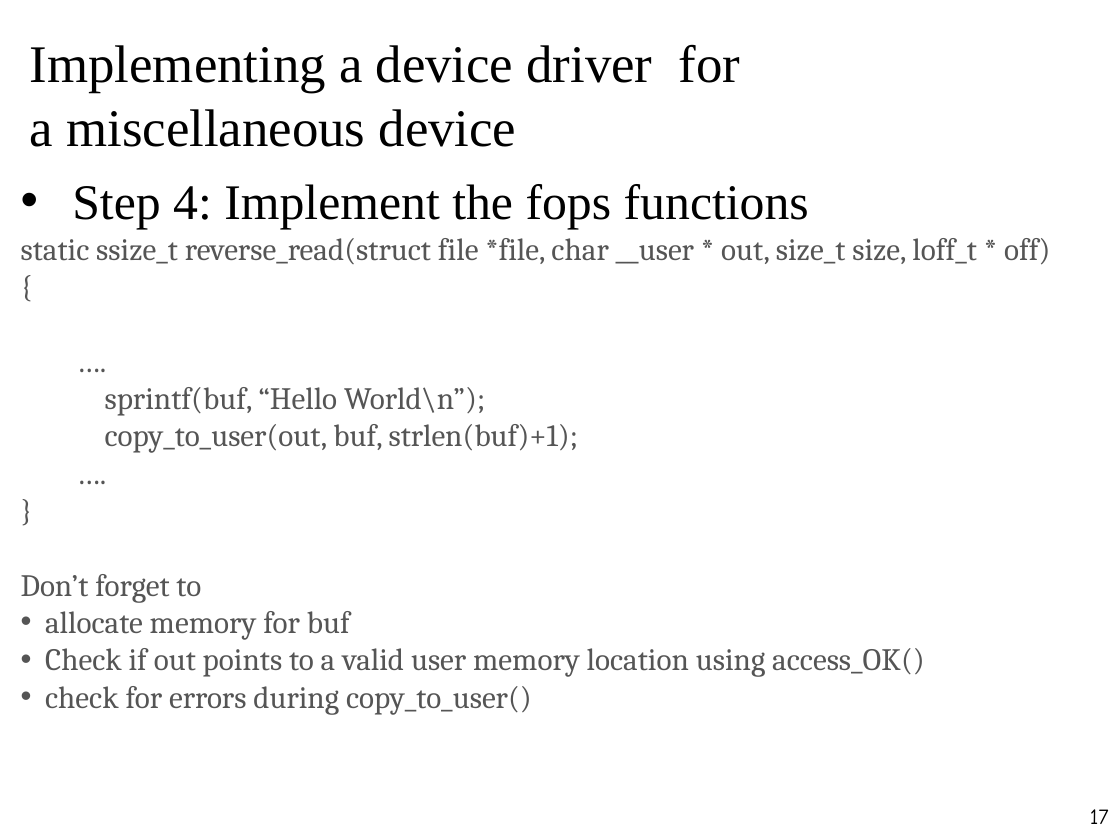
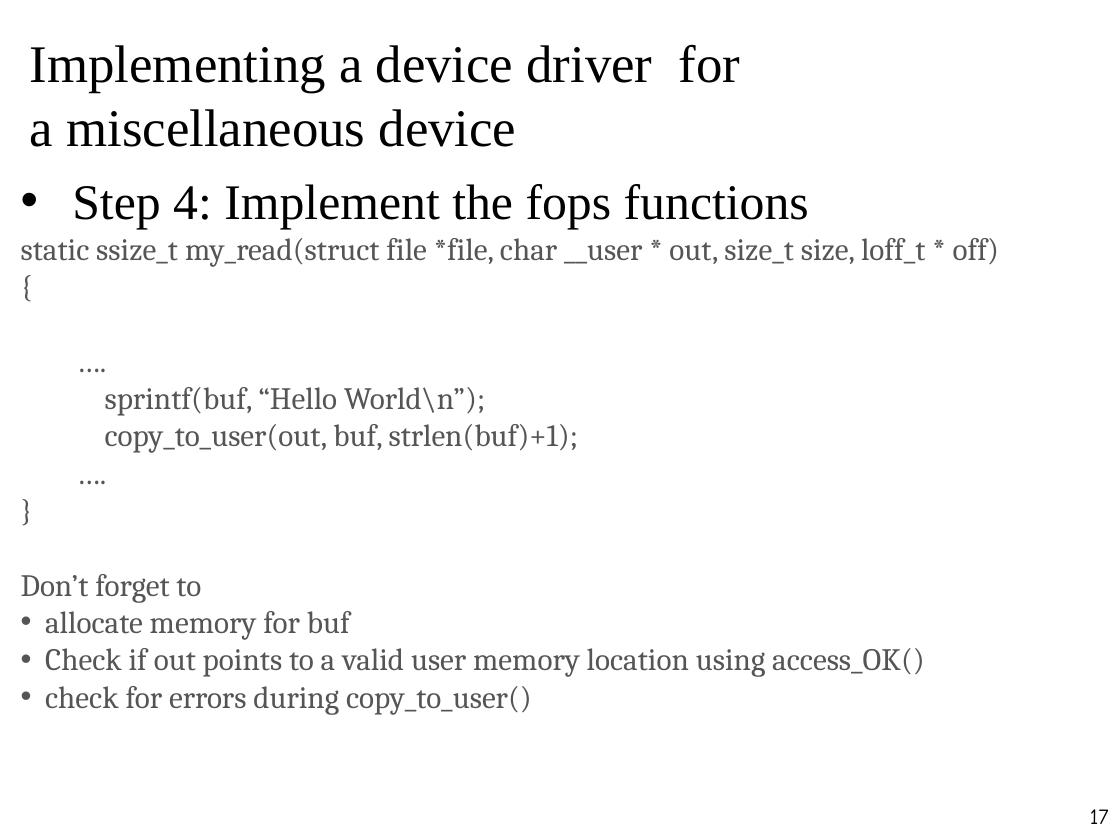
Before and after one commit to oscourse/oscourse.github.io, a slide deck: slide 17 of slides/kernel_modules.pptx. Drawn at 1120x840 pixels with LibreOffice and Linux fonts; fonts in the diff are those of the drawing. Boxes give left, top, right and bottom in pixels: in the first picture for what was removed or moved away, otherwise in the second. Text is boxed around its words. In the diff, an @@ line names an element or a change of style, - is before the commit and + after.

```diff
--- a/slides/kernel_modules.pptx
+++ b/slides/kernel_modules.pptx
@@ text at [21,238,999,266]: text changed @@
-static ssize_t reverse_read(struct file *file, char __user * out, size_t size, loff_t * off)
+static ssize_t my_read(struct file *file, char __user * out, size_t size, loff_t * off)
```
Also in this commit, not shown: 1 other file.
